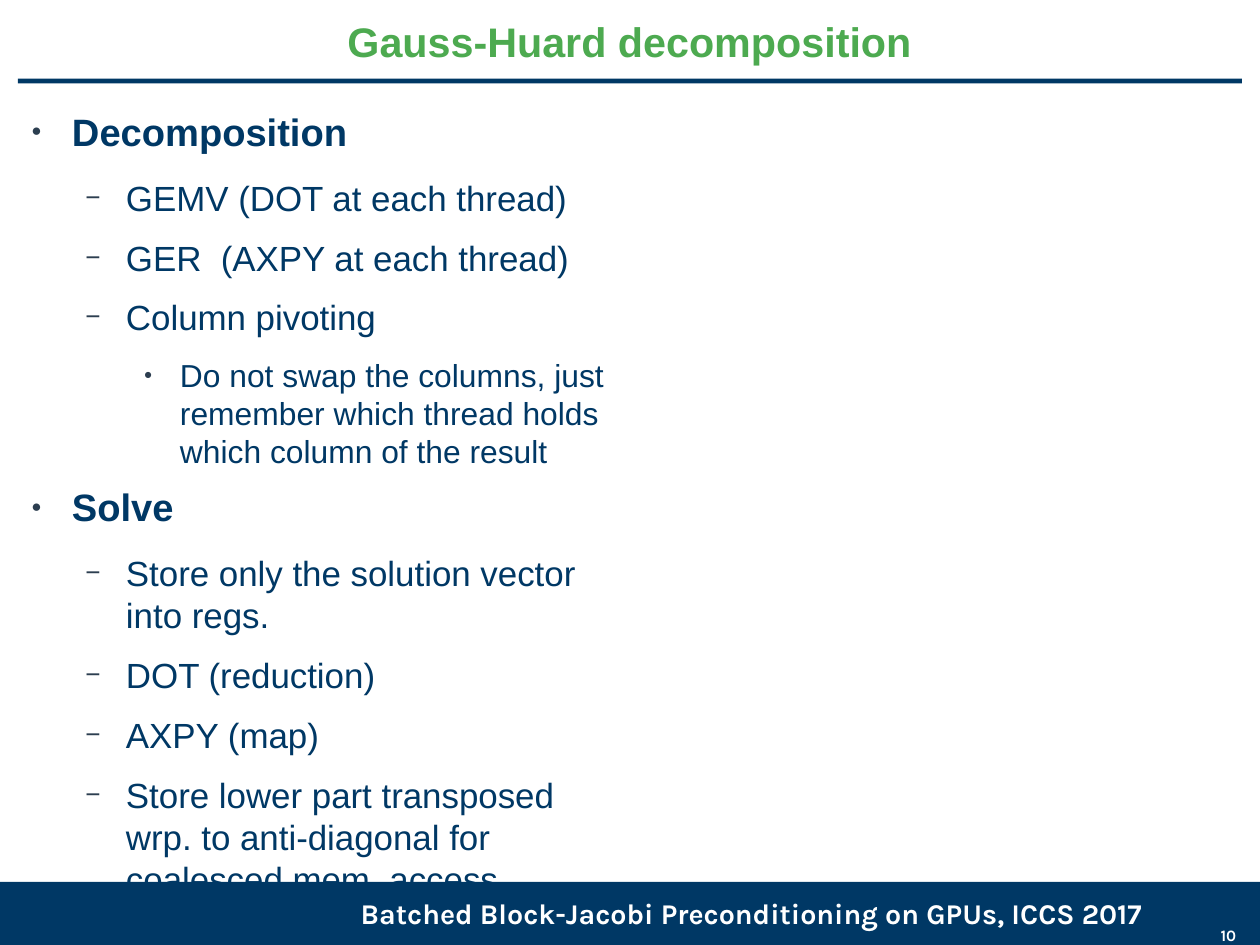
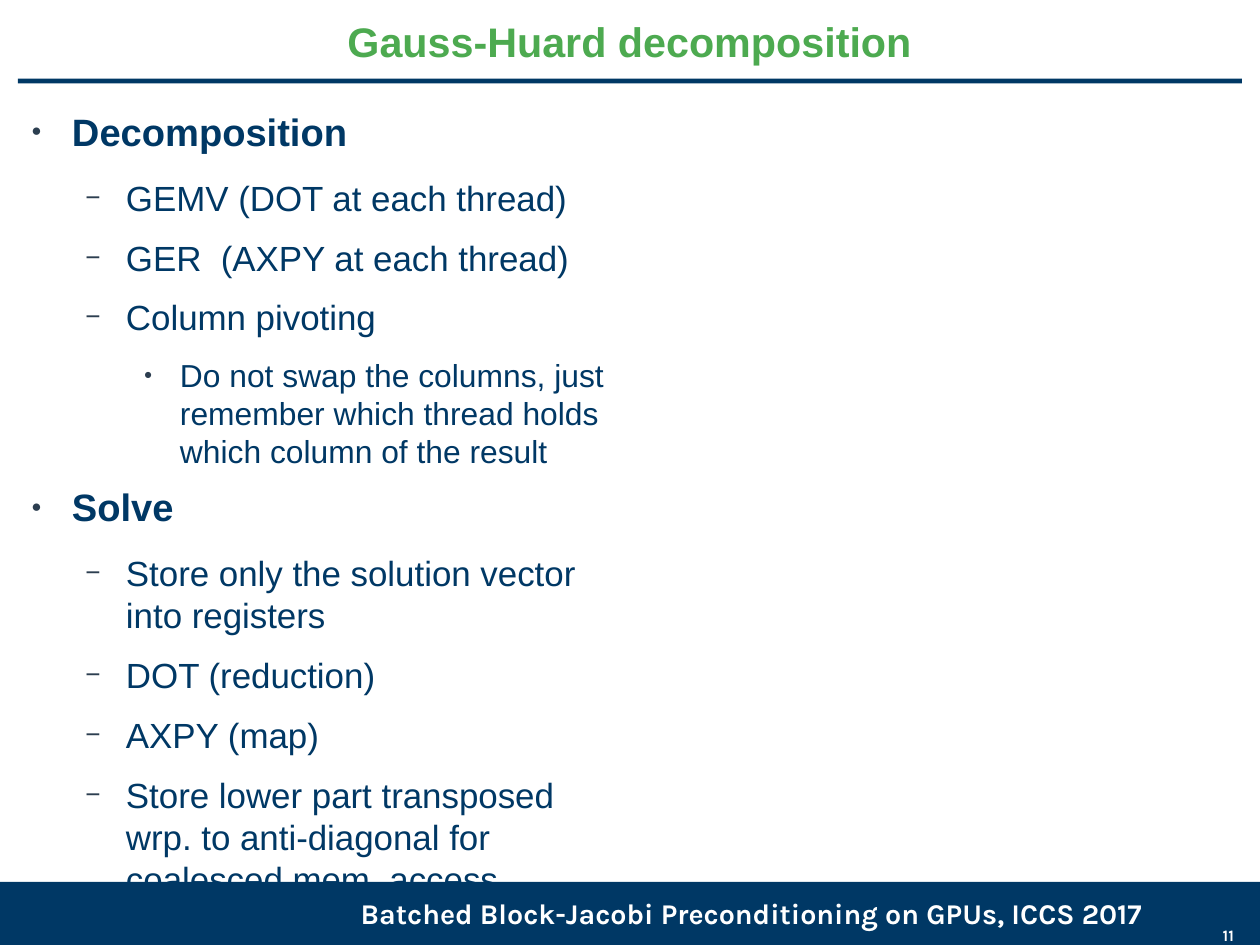
Before and after one commit to gflegar/talks, a slide deck: slide 11 of iccs_2017/slides.odp (slide 10 before the commit). Drawn at 1260x945 pixels with LibreOffice and Linux fonts; fonts in the diff are those of the drawing; background and template pictures are left out. Boxes give left, top, right and bottom in pixels: in the first picture for what was removed or moved away, otherwise in the second. Text is boxed around its words. In the diff, an @@ line names an element or a change of style, - is before the commit and + after.

```diff
--- a/iccs_2017/slides.odp
+++ b/iccs_2017/slides.odp
@@ text at (x1=126, y1=560, x2=575, y2=635): text changed @@
-  − Store only the solution vector into regs.
+  − Store only the solution vector into registers
@@ page number at (x1=1223, y1=930, x2=1234, y2=941): text changed @@
-10
+11
```
Also in this commit, not shown: 5 other slides changed, 1 slide added, 2 slides removed.
